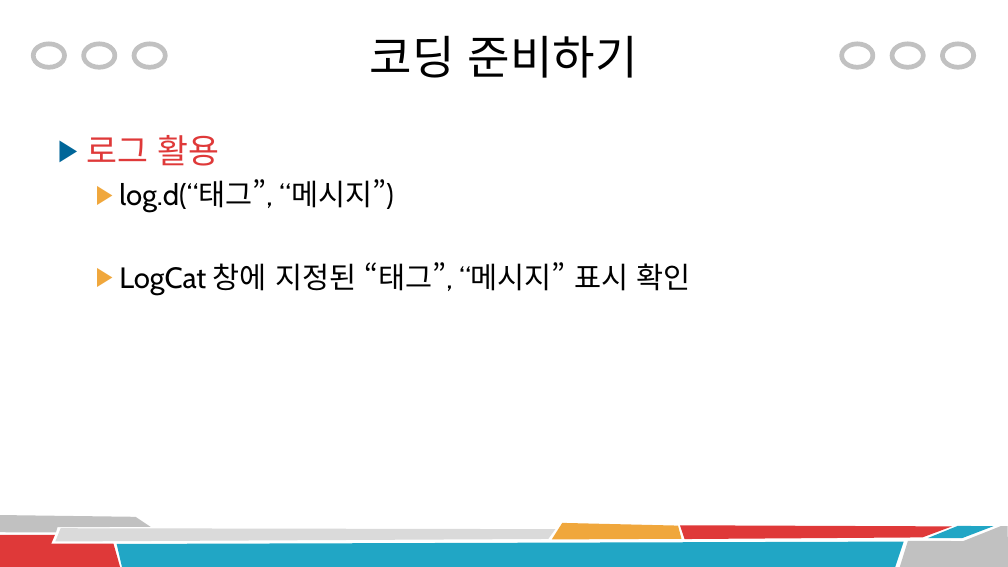
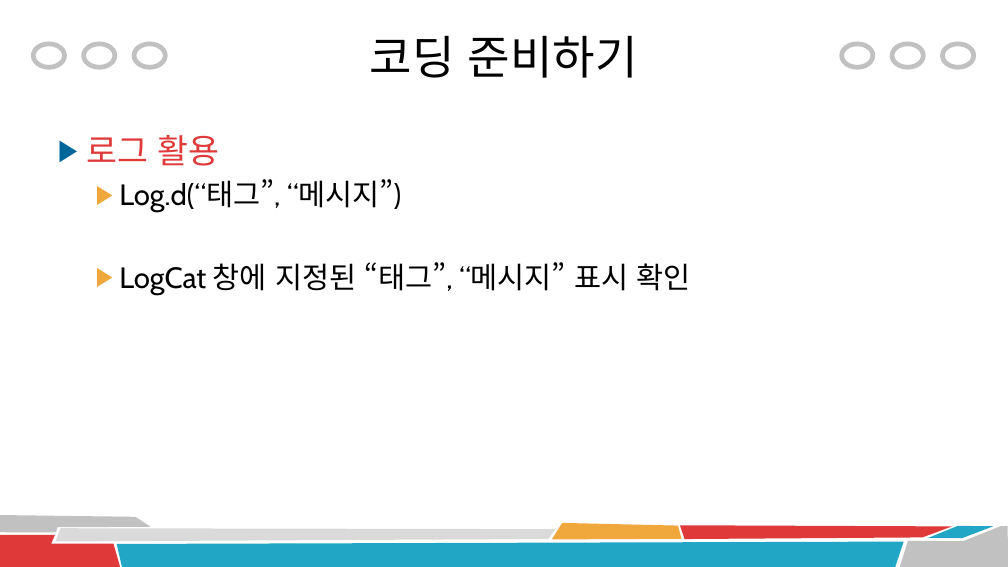
Before and after one commit to rlawnsqja2/and, a slide deck: slide 2 of 03 코틀린 기본 문법.pptx. Drawn at 1008x567 pixels with LibreOffice and Linux fonts; fonts in the diff are those of the drawing. Boxes give left, top, right and bottom in pixels: in the first picture for what was removed or moved away, otherwise in the second. Text is boxed around its words. In the diff, an @@ line names an element or a change of style, - is before the commit and + after.

```diff
--- a/03 코틀린 기본 문법.pptx
+++ b/03 코틀린 기본 문법.pptx
@@ text at bbox=[119, 180, 401, 212]: text changed @@
-  ▶ log.d(“태그”, “메시지”)
+  ▶ Log.d(“태그”, “메시지”)
```
Also in this commit, not shown: 3 other slides changed, 35 slides added.
